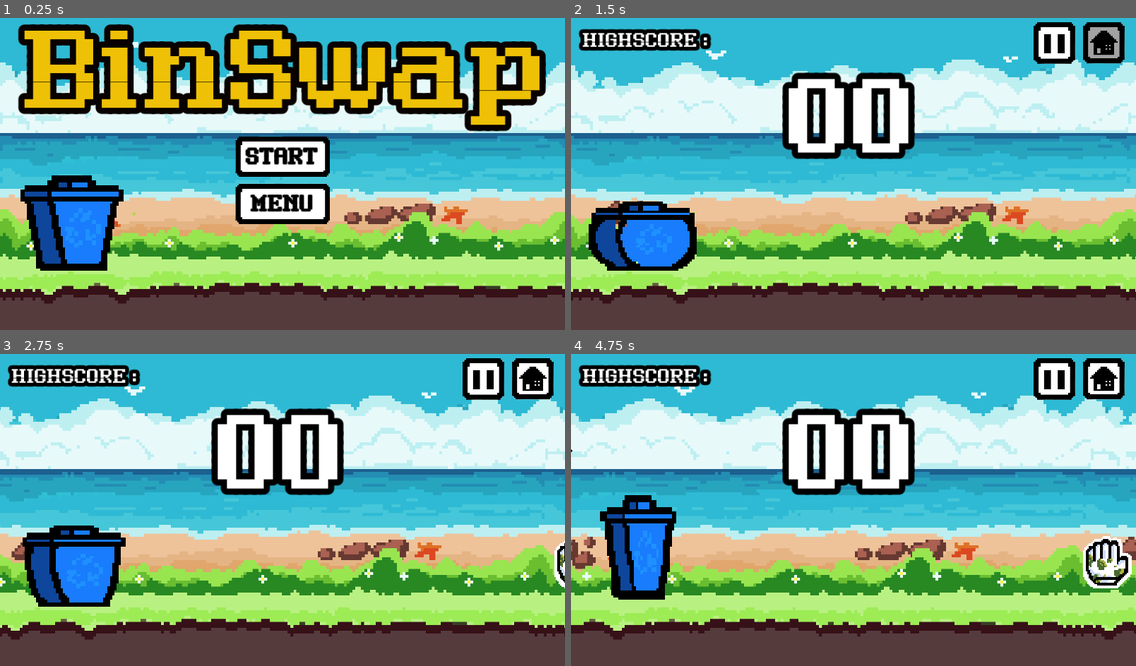
Above: before the commit, frames 1-4 (two rows, left to right).
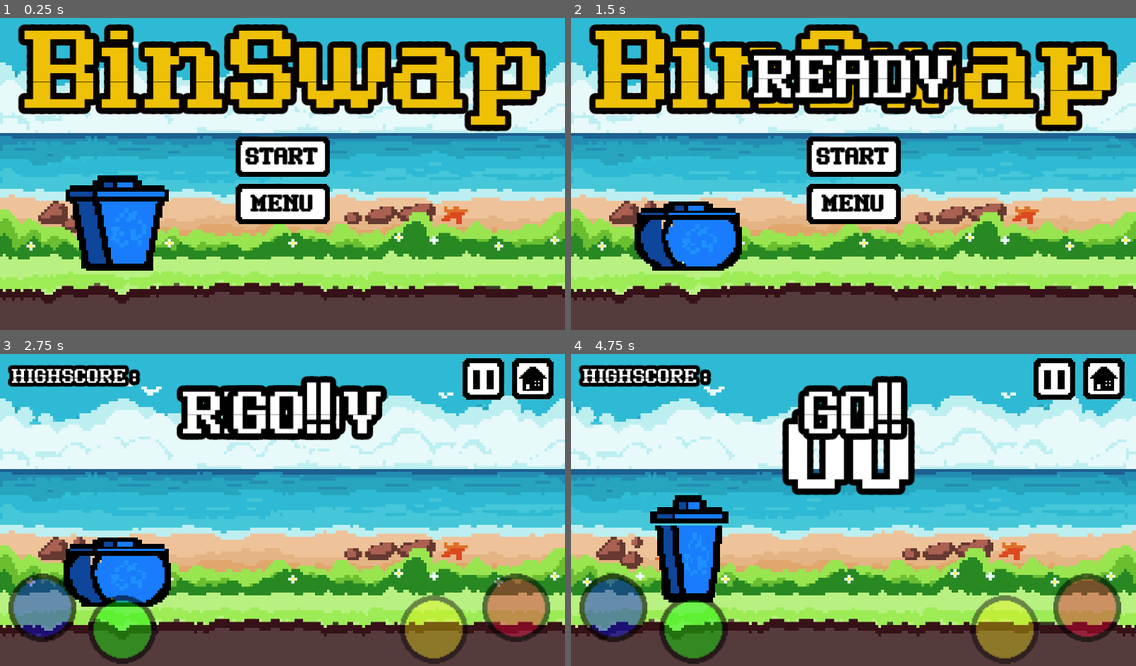
Above: after the commit, the same moments.

Repository: dedsocks/Inventorium
Game: Godot game, scene res://scenes/main.tscn
Same seed, same stepped clock (60 frames per second), same inputs: the game is played once before the commit and once after it.
Inputs (mouse positions are in pixels of both pictures, inside the frame that each line leads up to):
- Up to frame 1 (0.25 s): no input
- Up to frame 2 (1.5 s): click "START" at 0.5 s; click (1102, 42) at 1.25 s
- Up to frame 3 (2.75 s): click (282, 494) at 2 s, where only the run after the commit has a clickable "START"
- Up to frame 4 (4.75 s): click (1085, 606) at 2.77 s; click (1006, 628) at 3.52 s; click (616, 606) at 4.27 s

The runs differ from the first frame. In frame 1, 6.1% of the frame differs, in the area x 3-30%, y 50-81%; in frame 2, 40%, in the area x 0-100%, y 1-92%; in frame 3, 33%; in frame 4, 32%.

Commit message:
Add color buttons , and restart option
add sound for button clicks, restart button, color buttons

Diff:
--- a/inventorium/project.godot
+++ b/inventorium/project.godot
@@ -26,6 +26,7 @@
 yellow_waste=""
 startButtons=""
 endButtons=""
+colorButtons=""
 
 [rendering]
 
--- a/inventorium/scenes/hud.tscn
+++ b/inventorium/scenes/hud.tscn
@@ -1,19 +1,26 @@
-[gd_scene load_steps=8 format=3 uid="uid://1nqudskbscch"]
+[gd_scene load_steps=13 format=3 uid="uid://1nqudskbscch"]
 
 [ext_resource type="FontFile" uid="uid://ce5ty20e1lf5d" path="res://assets/fonts/Ruler 9.ttf" id="1_6gj6f"]
 [ext_resource type="Script" path="res://scripts/hud.gd" id="1_lq70v"]
 [ext_resource type="Texture2D" uid="uid://dv4ddtke01vip" path="res://assets/sprites/button.png" id="2_nkow4"]
 [ext_resource type="Texture2D" uid="uid://bfahugmpgyhps" path="res://assets/sprites/pauseButton.png" id="3_ffx6t"]
 [ext_resource type="Texture2D" uid="uid://2ulv5mtaobbx" path="res://assets/sprites/homeButton.png" id="4_wgbld"]
+[ext_resource type="Texture2D" uid="uid://cycbtbru4cuh7" path="res://assets/sprites/colorButton.png" id="6_hquer"]
+[ext_resource type="AudioStream" uid="uid://8fs3tgdnp5xg" path="res://assets/sound/switch-93378-[AudioTrimmer.com]-[AudioTrimmer.com]-[AudioTrimmer.com].mp3" id="7_nvufd"]
+[ext_resource type="AudioStream" uid="uid://bjbos06huarik" path="res://assets/sound/short-beep-tone-47916.mp3" id="8_15tax"]
 
 [sub_resource type="StyleBoxEmpty" id="StyleBoxEmpty_vmpnq"]
 
 [sub_resource type="StyleBoxEmpty" id="StyleBoxEmpty_dlk8i"]
+
+[sub_resource type="StyleBoxEmpty" id="StyleBoxEmpty_e0y7f"]
+
+[sub_resource type="StyleBoxEmpty" id="StyleBoxEmpty_3urg2"]
 
 [node name="HUD" type="CanvasLayer"]
 script = ExtResource("1_lq70v")
-metadata/_edit_vertical_guides_ = [594.0, 435.0, 746.0]
-metadata/_edit_horizontal_guides_ = [142.0, 244.0]
+metadata/_edit_vertical_guides_ = [594.0, 435.0, 746.0, 1069.0, 1152.0, 80.0]
+metadata/_edit_horizontal_guides_ = [142.0, 284.0]
 
 [node name="Label" type="Label" parent="."]
 anchors_preset = -1
@@ -228,4 +235,128 @@
 icon_alignment = 1
 expand_icon = true
 
+[node name="redButton" type="Button" parent="." groups=["colorButtons"]]
+visible = false
+modulate = Color(0.917647, 0, 0.215686, 0.541176)
+offset_left = 979.0
+offset_top = 456.0
+offset_right = 1126.0
+offset_bottom = 603.0
+theme_override_styles/focus = SubResource("StyleBoxEmpty_e0y7f")
+icon = ExtResource("6_hquer")
+flat = true
+expand_icon = true
+
+[node name="yellowButton" type="Button" parent="." groups=["colorButtons"]]
+visible = false
+modulate = Color(1, 0.960784, 0.00392157, 0.447059)
+offset_left = 811.0
+offset_top = 500.0
+offset_right = 958.0
+offset_bottom = 647.0
+theme_override_styles/focus = SubResource("StyleBoxEmpty_3urg2")
+icon = ExtResource("6_hquer")
+flat = true
+expand_icon = true
+
+[node name="blueButton" type="Button" parent="." groups=["colorButtons"]]
+visible = false
+modulate = Color(0, 0.054902, 0.890196, 0.603922)
+offset_left = 13.0
+offset_top = 456.0
+offset_right = 160.0
+offset_bottom = 603.0
+theme_override_styles/focus = SubResource("StyleBoxEmpty_e0y7f")
+icon = ExtResource("6_hquer")
+flat = true
+expand_icon = true
+
+[node name="greenButton" type="Button" parent="." groups=["colorButtons"]]
+visible = false
+modulate = Color(0.027451, 0.960784, 0.00392157, 0.572549)
+offset_left = 176.0
+offset_top = 500.0
+offset_right = 323.0
+offset_bottom = 647.0
+theme_override_styles/focus = SubResource("StyleBoxEmpty_3urg2")
+icon = ExtResource("6_hquer")
+flat = true
+expand_icon = true
+
+[node name="READY" type="Label" parent="." groups=["endButtons"]]
+visible = false
+anchors_preset = -1
+anchor_left = -0.0329306
+anchor_top = 0.111
+anchor_right = 1.06591
+anchor_bottom = 0.226728
+offset_left = 37.9361
+offset_top = -10.928
+offset_right = -67.9281
+offset_bottom = 114.08
+size_flags_vertical = 1
+theme_override_colors/font_color = Color(1, 1, 1, 1)
+theme_override_colors/font_outline_color = Color(0, 0, 0, 1)
+theme_override_constants/outline_size = 50
+theme_override_fonts/font = ExtResource("1_6gj6f")
+theme_override_font_sizes/font_size = 150
+text = "READY"
+horizontal_alignment = 1
+metadata/_edit_use_anchors_ = true
+
+[node name="SET" type="Label" parent="." groups=["endButtons"]]
+visible = false
+anchors_preset = -1
+anchor_left = -0.0329306
+anchor_top = 0.111
+anchor_right = 1.06591
+anchor_bottom = 0.226728
+offset_left = 37.9361
+offset_top = -10.928
+offset_right = -67.9281
+offset_bottom = 114.08
+size_flags_vertical = 1
+theme_override_colors/font_color = Color(1, 1, 1, 1)
+theme_override_colors/font_outline_color = Color(0, 0, 0, 1)
+theme_override_constants/outline_size = 50
+theme_override_fonts/font = ExtResource("1_6gj6f")
+theme_override_font_sizes/font_size = 150
+text = "SET
+"
+horizontal_alignment = 1
+metadata/_edit_use_anchors_ = true
+
+[node name="GO!!" type="Label" parent="." groups=["endButtons"]]
+visible = false
+anchors_preset = -1
+anchor_left = -0.0329306
+anchor_top = 0.111
+anchor_right = 1.06591
+anchor_bottom = 0.226728
+offset_left = 37.9361
+offset_top = -10.928
+offset_right = -67.9281
+offset_bottom = 114.08
+size_flags_vertical = 1
+theme_override_colors/font_color = Color(1, 1, 1, 1)
+theme_override_colors/font_outline_color = Color(0, 0, 0, 1)
+theme_override_constants/outline_size = 50
+theme_override_fonts/font = ExtResource("1_6gj6f")
+theme_override_font_sizes/font_size = 150
+text = "GO!!"
+horizontal_alignment = 1
+metadata/_edit_use_anchors_ = true
+
+[node name="buttonSound" type="AudioStreamPlayer" parent="."]
+stream = ExtResource("7_nvufd")
+
+[node name="beep" type="AudioStreamPlayer" parent="."]
+stream = ExtResource("8_15tax")
+
 [connection signal="pressed" from="retryButton" to="." method="_on_retry_button_pressed"]
+[connection signal="pressed" from="endHomeButton" to="." method="_on_end_home_button_pressed"]
+[connection signal="pressed" from="homeButton" to="." method="_on_home_button_pressed"]
+[connection signal="pressed" from="redButton" to="." method="_on_red_button_pressed"]
+[connection signal="pressed" from="yellowButton" to="." method="_on_yellow_button_pressed"]
+[connection signal="pressed" from="blueButton" to="." method="_on_blue_button_pressed"]
+[connection signal="pressed" from="greenButton" to="." method="_on_green_button_pressed"]
--- a/inventorium/scenes/main.tscn
+++ b/inventorium/scenes/main.tscn
@@ -22,7 +22,7 @@
 [node name="ground" parent="." instance=ExtResource("2_kyidw")]
 
 [node name="dustbin" parent="." instance=ExtResource("3_ymsau")]
-position = Vector2(0, 300)
+position = Vector2(93, 300)
 scale = Vector2(4.5, 4.59375)
 
 [node name="Camera2D" type="Camera2D" parent="."]
@@ -39,6 +39,7 @@
 
 [node name="gameStart" type="AudioStreamPlayer" parent="."]
 stream = ExtResource("8_5ln0j")
+volume_db = 1.0
 
 [node name="crow" type="AnimatedSprite2D" parent="."]
 
--- a/inventorium/scripts/dustbin.gd
+++ b/inventorium/scripts/dustbin.gd
@@ -3,26 +3,16 @@
 enum state {BLUE, RED, GREEN, YELLOW}
 var status
 
-func _process(delta):
-
-	#color change detector
-	if Input.is_action_pressed("ui_down"):
+func colorChange(temp):
+	status = temp
+	if status == 0:
 		modulate = Color.DODGER_BLUE
-		status = state.BLUE
-	if Input.is_action_pressed("ui_right"):
+	if status == 1:
 		modulate = Color.RED
-		status = state.RED
-	if Input.is_action_pressed("ui_up"):
-		modulate = Color.CHARTREUSE
-		status = state.GREEN
-	if Input.is_action_pressed("ui_left"):
+	if status == 2:
+		modulate = Color.GREEN
+	if status == 3:
 		modulate = Color.YELLOW
-		status = state.YELLOW
-
-
-
-
-	move_and_slide()
 
 #obstacle and dustbin collision checker
 func _on_area_2d_area_entered(area: Area2D) -> void:
--- a/inventorium/scripts/hud.gd
+++ b/inventorium/scripts/hud.gd
@@ -1,9 +1,33 @@
 extends CanvasLayer
 
 func _on_retry_button_pressed() -> void:
+	click()
 	var nodes_in_group = get_tree().get_nodes_in_group("endButtons")
 
 	for node in nodes_in_group:
 		node.hide()
 
 	get_parent().restart()
+
+func _on_end_home_button_pressed() -> void:
+	click()
+	get_parent().home()
+
+func _on_home_button_pressed() -> void:
+	click()
+	get_parent().home()
+
+func _on_red_button_pressed() -> void:
+	get_parent().signalPasser(1)
+
+func _on_yellow_button_pressed() -> void:
+	get_parent().signalPasser(3)
+
+func _on_blue_button_pressed() -> void:
+	get_parent().signalPasser(0)
+
+func _on_green_button_pressed() -> void:
+	get_parent().signalPasser(2)
+
+func click():
+	$buttonSound.play()
--- a/inventorium/scripts/main.gd
+++ b/inventorium/scripts/main.gd
@@ -1,85 +1,114 @@
 extends Node
+
 # Constants
 const MAX_SPEED = 10
 const START_SPEED = 0.4
 const CAM_START_POSITION = Vector2i(576, 324)
-const START_POSITION = Vector2i(0, 300)
+const START_POSITION = Vector2i(93, 300)
+
 # Waste spawning components
 var apple = preload("res://scenes/apple.tscn")
 var glove = preload("res://scenes/glove.tscn")
 var medicine = preload("res://scenes/medicine.tscn")
 var bottle = preload("res://scenes/bottle.tscn")
 var obstacleType = [apple, glove, medicine, bottle]
-var spawnPos = [500,600,700,800,900]
+var spawnPos = [500, 600, 700, 800, 900]
 var obstacle = []
 var f = 0 #flag for checking first item
 var obs_x
+
 # Variables
 var speed
 var score
 var highScore
-var gameRunning: bool
+var gameRunning: bool = false
 var screenSize: Vector2i
 var lastObs
 var groundHeight: int
+var message
 
 func _ready():
 	screenSize = get_window().size
 	groundHeight = $ground.get_node("Sprite2D").texture.get_height()
 
-	# Create a parent node for obstacles if it doesn't exist
-	if not $Obstacles:
+	if not has_node("Obstacles"):
 		var obstacle_container = Node2D.new()
 		obstacle_container.name = "Obstacles"
 		add_child(obstacle_container)
+
 	new_game()
 
-# Reset game parameters
-func new_game():
+func reset_game_state():
+	get_tree().paused = false
 	$dustbin.position = START_POSITION
 	$Camera2D.position = CAM_START_POSITION
 	$dustbin.modulate = Color.DODGER_BLUE
 	$dustbin.status = $dustbin.state.BLUE
-	$ground.position = Vector2i(0,0)
-	$HUD/gameOver.hide()
-	$HUD/gameOverScore.hide()
+	$ground.position = Vector2i(0, 0)
+
 	speed = START_SPEED
 	score = 0
 	f = 0
+	gameRunning = false
+
 	obstacle.clear()
+	if has_node("Obstacles"):
+		for obs in $Obstacles.get_children():
+			obs.queue_free()
+
+# Set up UI for game start
+func update_ui_for_menu():
+	$gameStart.stop()
+	$HUD/gameOver.hide()
+	$HUD/gameOverScore.hide()
+	$HUD/highScore.hide()
+	$HUD/homeButton.hide()
+	$HUD/pauseButton.hide()
+	$HUD/Label.hide()
+	$HUD/retryButton.hide()
+	$HUD/endHomeButton.hide()
+
+	$startButton.show()
+	$HUD/menuButton.show()
+	$HUD/gameStart.show()
+
+	var buttons = $HUD.get_tree().get_nodes_in_group("colorButtons")
+
+	for button in buttons:
+		button.hide()
+
+func new_game():
+	reset_game_state()
+	update_ui_for_menu()
 	$gameStart.play()
 
 func _process(delta):
+	if not gameRunning:
+		return
+
 	if speed >= MAX_SPEED:
 		speed = MAX_SPEED
 
-	if gameRunning:
-		$gameStart.stop()
-		$HUD/highScore.show()
-		$HUD/homeButton.show()
-		$HUD/pauseButton.show()
-		$startButton.hide()
-		$HUD/menuButton.hide()
-		$HUD/gameStart.hide()
-		$dustbin/AnimatedSprite2D.play("move")
-		$dustbin.position.x += speed
-		$Camera2D.position.x += speed
-		assignScore()
-		$HUD/Label.show()
-		speed += delta * 0.1
-
-		if $gameRunningMusic.playing == false :
-			$gameRunningMusic.play()
-
-		# Code for shifting ground
-		if $Camera2D.position.x - $ground.position.x > 1.5 * screenSize.x:
-			$ground.position.x += screenSize.x
-
-		generate_obs()
-
-# Generates obstacles
+	$dustbin/AnimatedSprite2D.play("move")
+	$dustbin.position.x += speed
+	$Camera2D.position.x += speed
+
+	assignScore()
+
+	speed += delta * 0.1
+
+	if not $gameRunningMusic.playing:
+		$gameRunningMusic.play()
+
+	# Code for shifting ground
+	if $Camera2D.position.x - $ground.position.x > 1.5 * screenSize.x:
+		$ground.position.x += screenSize.x
+
+	generate_obs()
+
+# Generate obstacles
 func generate_obs():
-	if obstacle.is_empty() or ($Camera2D.position.x - lastObs.position.x > 300):
+	if obstacle.is_empty() or (lastObs and $Camera2D.position.x - lastObs.position.x > 300):
 		var obsType = obstacleType.pick_random()
 		var obs = obsType.instantiate()
 		obs_x = 1152 if f != 1 else obs_x + spawnNum()
@@ -88,18 +117,18 @@
 		lastObs = obs
 		spawn_obs(obs, obs_x, obs_y)
 
-# Spawns obstacles
+# Spawn obstacles
 func spawn_obs(obs, x, y):
 	obs.position = Vector2i(x, y)
 	$Obstacles.add_child(obs)
 	f = 1
 
-# Randomizes spawn distance
+# Randomize spawn distance
 func spawnNum():
-	var x = spawnPos[randi()%spawnPos.size()]
+	var x = spawnPos[randi() % spawnPos.size()]
 	return x
 
-# Assigns score onto the HUD
+# Assigns score to HUD
 func assignScore():
 	if score < 10:
 		$HUD/Label.text = "0" + str(score)
@@ -107,6 +136,7 @@
 		$HUD/Label.text = str(score)
 
 func gameOver():
+	# Game over UI display
 	$HUD/retryButton.show()
 	$HUD/endHomeButton.show()
 	$HUD/highScore.hide()
@@ -114,36 +144,106 @@
 	$HUD/homeButton.hide()
 	$HUD/Label.hide()
 	$HUD/gameOver.show()
-	$HUD/gameOverScore.text = 'Highscore : '+'\nScore : ' + str(score)
+	$HUD/gameOverScore.text = 'Highscore : ' + '\nScore : ' + str(score)
 	$HUD/gameOverScore.show()
+
 	if $dustbin/oof:
 		$dustbin/oof.play()
 	$gameRunningMusic.stop()
-	# Stop movement
+
 	gameRunning = false
 
 	$dustbin/AnimatedSprite2D.stop()
 	$dustbin/AnimatedSprite2D.play("death")
 	await $dustbin/AnimatedSprite2D.animation_finished
 
+	# To cause a delay before the game ends so sound effect can be completed
 	await get_tree().create_timer(0.5).timeout
 	if $ending:
 		$ending.play()
 	await get_tree().create_timer(1.0).timeout
-	get_tree().paused = true
-
-# Buttons pressed
+
+
 func _on_start_button_pressed() -> void:
+	$HUD.click()
+	$gameStart.stop()
+	await ready_set_go()
+	start_gameplay()
+
+func ready_set_go():
+	#display color buttons
+	var buttons = $HUD.get_tree().get_nodes_in_group("colorButtons")
+
+	for button in buttons:
+		button.show()
+
+	# UI interface
+	$HUD/highScore.show()
+	$HUD/homeButton.show()
+	$HUD/pauseButton.show()
+	$startButton.hide()
+	$HUD/menuButton.hide()
+	$HUD/gameStart.hide()
+	$HUD/READY.show()
+	$HUD/beep.play()
+
+	# Ready set go creator
+	await get_tree().create_timer(1.0).timeout
+	$HUD/READY.hide()
+	$HUD/SET.show()
+	$HUD/beep.play()
+	await get_tree().create_timer(1.0).timeout
+	$HUD/SET.hide()
+	$"HUD/GO!!".show()
+	$HUD/beep.play()
+	await get_tree().create_timer(1.0).timeout
+	$"HUD/GO!!".hide()
+
+# Function to start gameplay
+func start_gameplay():
+	$HUD/highScore.show()
+	$HUD/homeButton.show()
+	$HUD/pauseButton.show()
+	$startButton.hide()
+	$HUD/menuButton.hide()
+	$HUD/gameStart.hide()
+	$HUD/Label.show()
+
 	gameRunning = true
-	$gameStart.stop()
-
-# Restarts game
+
 func restart():
-	get_tree().paused = false
-	gameRunning = true
-
-	if $Obstacles:
+	if has_node("Obstacles"):
 		for obs in $Obstacles.get_children():
 			obs.queue_free()
 
-	_ready()
+	reset_game_state()
+	$dustbin/AnimatedSprite2D.play("idle")
+	await ready_set_go()
+	start_gameplay()
+
+# Vardans code
+func _on_pause_button_pressed():
+	pass
+
+# Vardans code
+func _on_resume_button_pressed():
+	pass
+
+# Vardans code
+func _on_menu_button_pressed():
+	pass
+
+func home():
+	$dustbin/AnimatedSprite2D.play("idle")
+	if $gameRunningMusic.playing:
+		$gameRunningMusic.stop()
+
+	reset_game_state()
+
+	update_ui_for_menu()
+
+	if $gameStart and not $gameStart.playing:
+		$gameStart.play()
+
+func signalPasser(message):
+	$dustbin.colorChange(message)
Not shown, added: inventorium/assets/sound/short-beep-tone-47916.mp3.import
Not shown, added: inventorium/assets/sound/switch-93378-[AudioTrimmer.com]-[AudioTrimmer.com]-[AudioTrimmer.com].mp3.import
Not shown, added: inventorium/assets/sound/switch-93378.mp3.import
Binary file added: inventorium/assets/sprites/colorButton.png
Not shown, added: inventorium/assets/sprites/colorButton.png.import
Not shown, added: inventorium/assets/sound/short-beep-tone-47916.mp3
Not shown, added: inventorium/assets/sound/switch-93378-[AudioTrimmer.com]-[AudioTrimmer.com]-[AudioTrimmer.com].mp3
Not shown, added: inventorium/assets/sound/switch-93378.mp3
